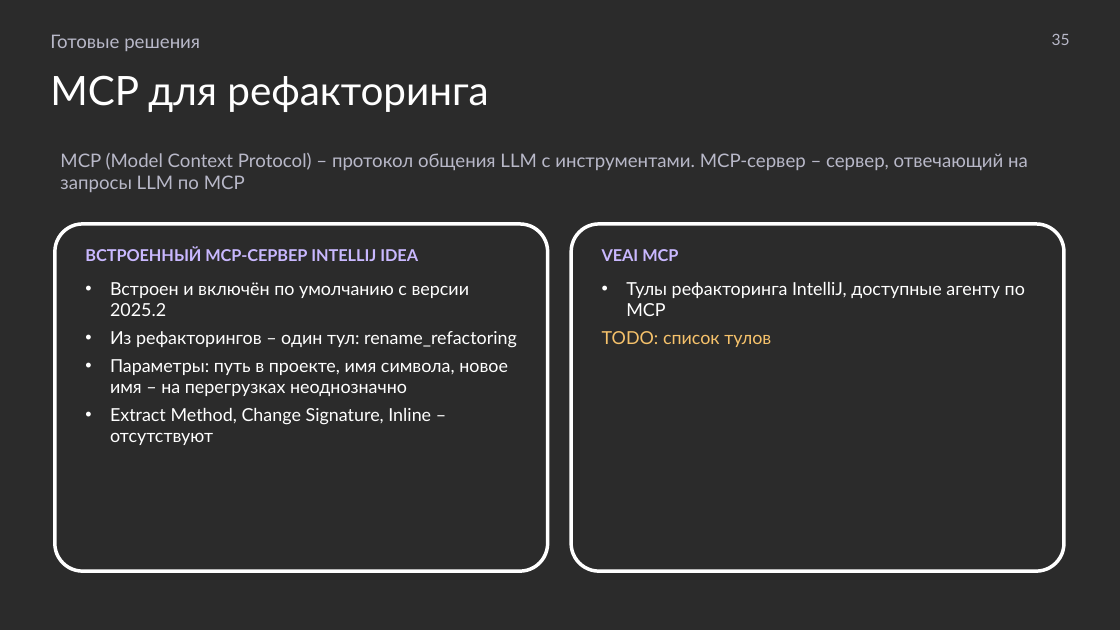
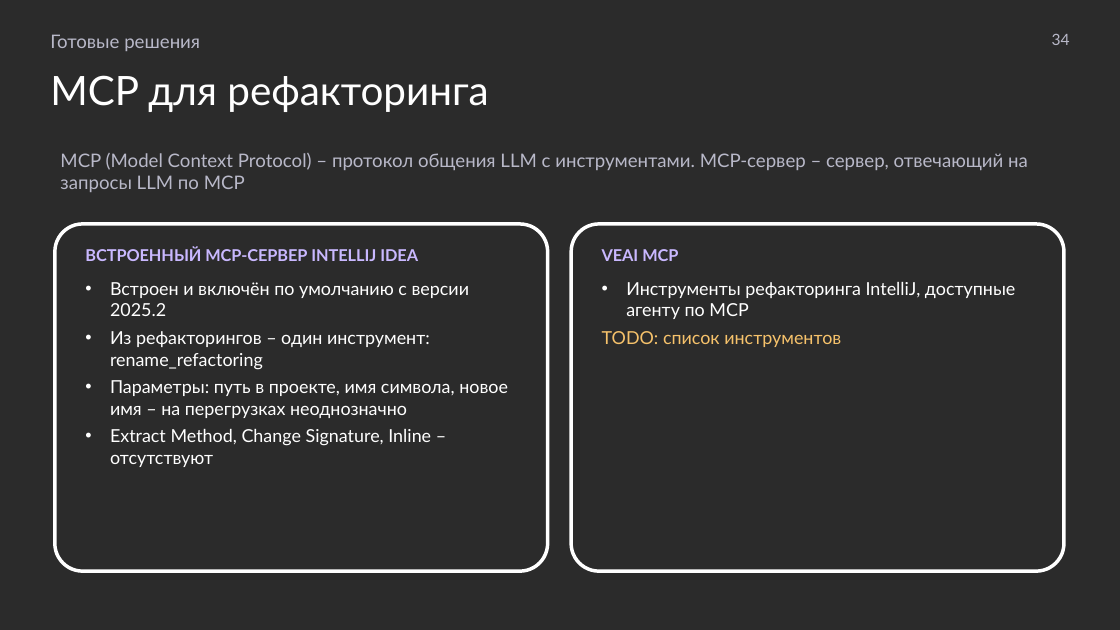
Before and after one commit to MchKosticyn/ide-refactoring-in-ai-agents, a slide deck: slide 34 of Доклад_ Рефакторинг в ИИ-агентах.pptx (slide 35 before the commit). Drawn at 1120x630 pixels with LibreOffice and Linux fonts; fonts in the diff are those of the drawing; background and template pictures are left out; a plain dark background stands for a picture behind light text. Boxes give left, top, right and bottom in pixels: in the first picture for what was removed or moved away, otherwise in the second. Text is boxed around its words. In the diff, an @@ line names an element or a change of style, - is before the commit and + after.

Commit message:
Presentation after review: one-tier plan slides, single case slide, metrics strip on every run, LSP pros/cons, protocol-level wording, dry copy; sync plan

```diff
--- a/Доклад_ Рефакторинг в ИИ-агентах.pptx
+++ b/Доклад_ Рефакторинг в ИИ-агентах.pptx
@@ text at (1052, 34, 1070, 45): text changed @@
-35
+34
@@ text in rounded rectangle at (602, 282, 1015, 347): text changed @@
-• Тулы рефакторинга IntelliJ, доступные агенту по MCP
-TODO: список тулов
+• Инструменты рефакторинга IntelliJ, доступные агенту по MCP
+TODO: список инструментов
@@ text in rounded rectangle at (110, 331, 430, 369): text changed @@
-• Из рефакторингов – один тул: rename_refactoring
+• Из рефакторингов – один инструмент: rename_refactoring
```
Also in this commit, not shown: 28 other slides changed, 8 slides added, 9 slides removed, 2 other files.
